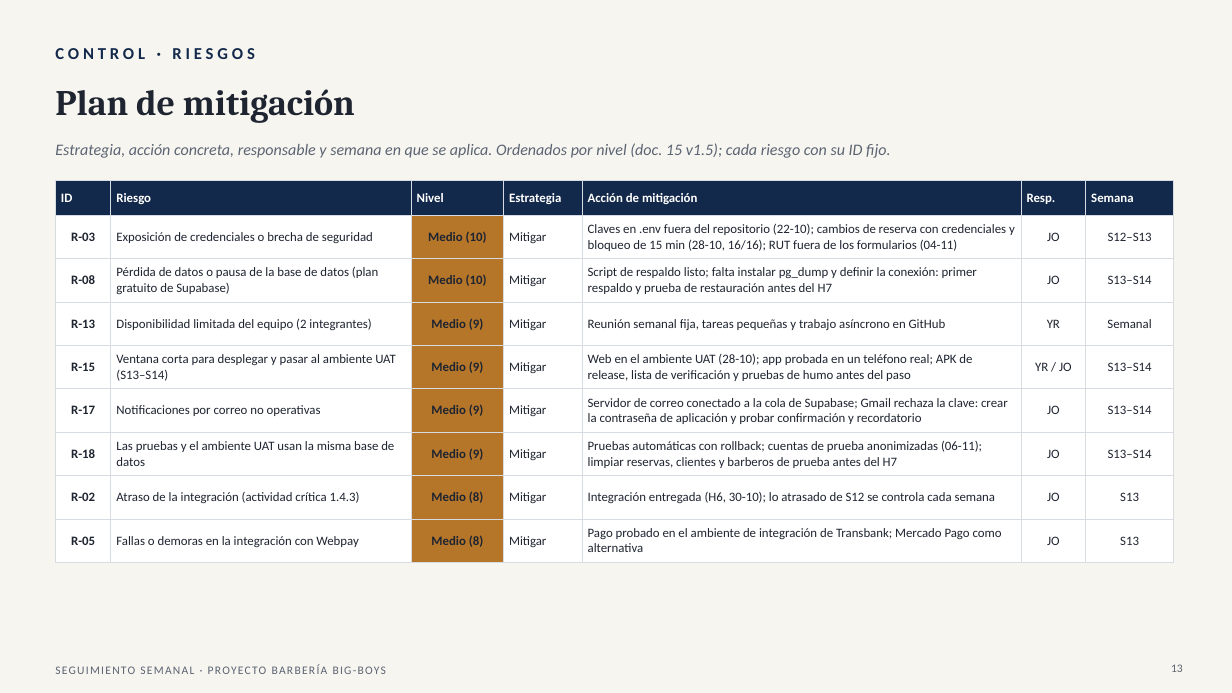
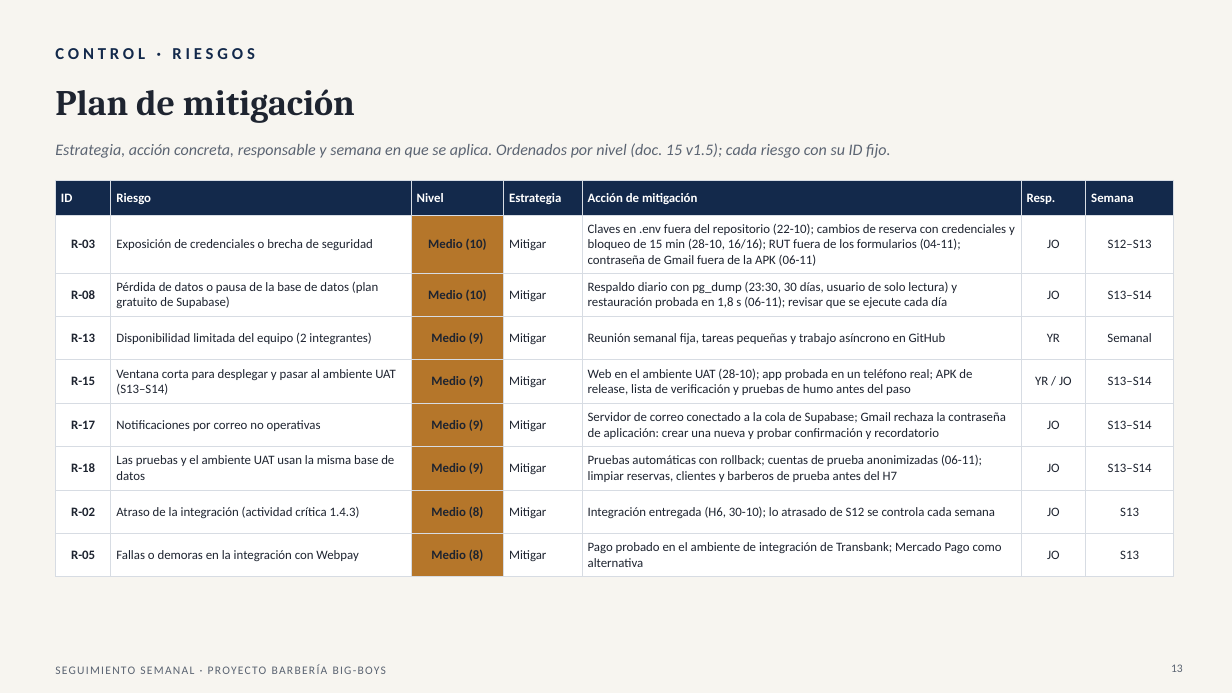
Before and after one commit to Yerko-Rosales/Proyecto_Barberia, a slide deck: slide 13 of Fase 2/Seguimiento semanal/Seguimiento_Roadmap_Proyecto_Barberia_06-11.pptx. Drawn at 1232x693 pixels with LibreOffice and Linux fonts; fonts in the diff are those of the drawing. Boxes give left, top, right and bottom in pixels: in the first picture for what was removed or moved away, otherwise in the second. Text is boxed around its words. In the diff, an @@ line names an element or a change of style, - is before the commit and + after.

Commit message:
Seguimiento 06-11: estado al cierre del día
- Respaldo diario operativo con restauración probada y contraseña de Gmail fuera de la APK (láminas 2, 4, 5, 13 y 14); solo los correos siguen atrasados.
- Diagramas marcados como realizados (láminas 2 a 4) y miniaturas de DIAG-03 y DIAG-13 actualizadas; DAS v3.3 (lámina 6).
- Casos de uso al 06-11: 29 de 41 funcionan sobre la base de datos real y 2 en forma parcial (lámina 7).
- Notas del orador ajustadas.

```diff
--- a/Fase 2/Seguimiento semanal/Seguimiento_Roadmap_Proyecto_Barberia_06-11.pptx
+++ b/Fase 2/Seguimiento semanal/Seguimiento_Roadmap_Proyecto_Barberia_06-11.pptx
@@ table at (x1=55, y1=180, x2=1174, y2=606) @@
-row 2, column 5: Claves en .env fuera del repositorio (22-10); cambios de reserva con credenciales y bloqueo de 15 min (28-10, 16/16); RUT fuera de los formularios (04-11)
+row 2, column 5: Claves en .env fuera del repositorio (22-10); cambios de reserva con credenciales y bloqueo de 15 min (28-10, 16/16); RUT fuera de los formularios (04-11); contraseña de Gmail fuera de la APK (06-11)
-row 3, column 5: Script de respaldo listo; falta instalar pg_dump y definir la conexión: primer respaldo y prueba de restauración antes del H7
+row 3, column 5: Respaldo diario con pg_dump (23:30, 30 días, usuario de solo lectura) y restauración probada en 1,8 s (06-11); revisar que se ejecute cada día
-row 6, column 5: Servidor de correo conectado a la cola de Supabase; Gmail rechaza la clave: crear la contraseña de aplicación y probar confirmación y recordatorio
+row 6, column 5: Servidor de correo conectado a la cola de Supabase; Gmail rechaza la contraseña de aplicación: crear una nueva y probar confirmación y recordatorio
```
Also in this commit, not shown: 7 other slides changed.
